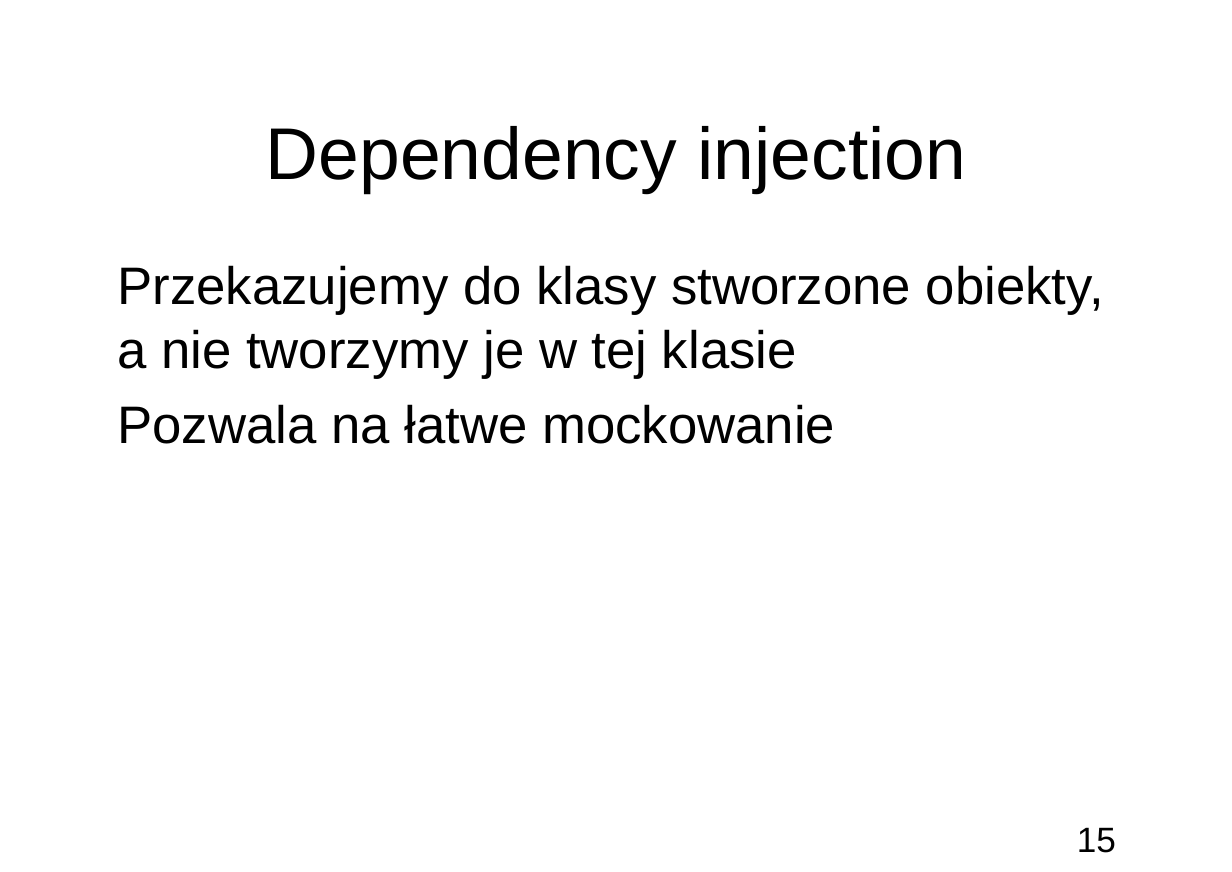
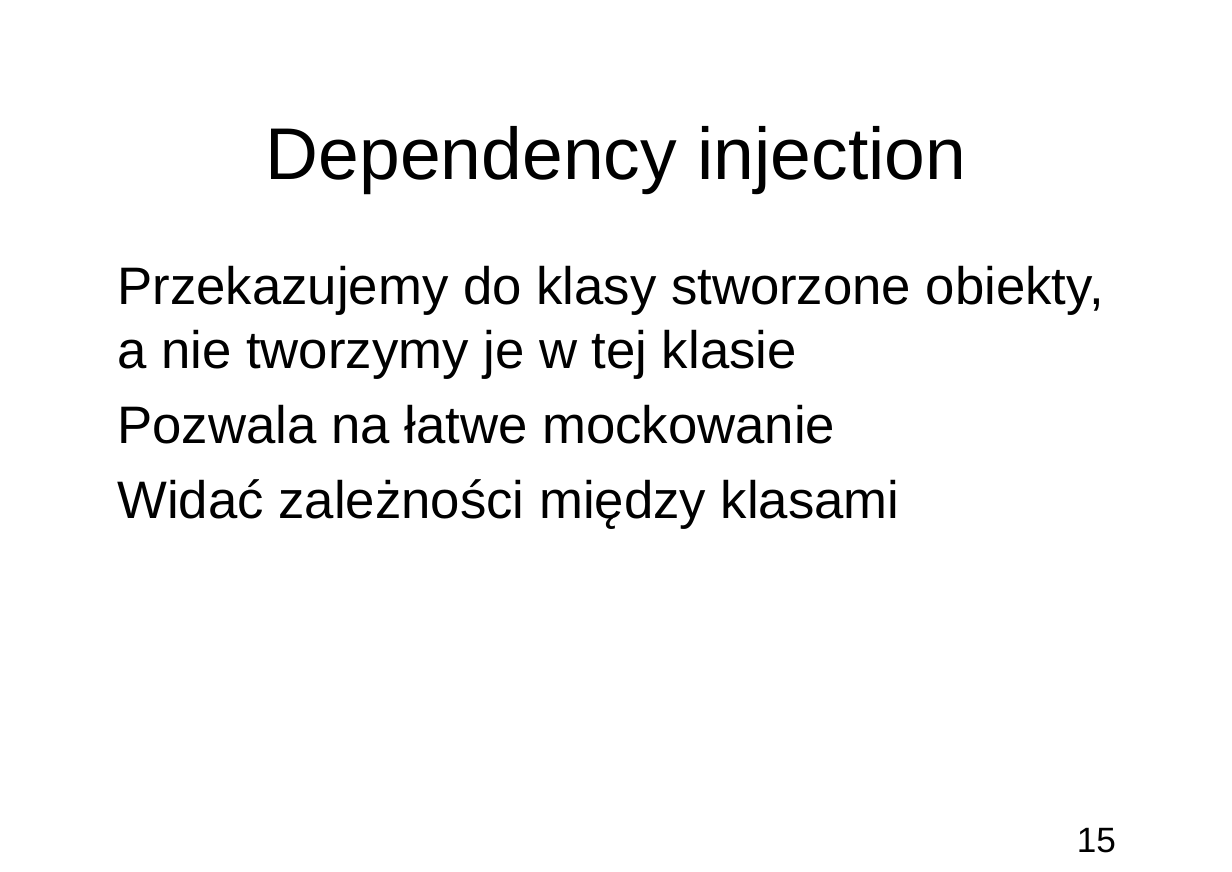
Before and after one commit to bercik/apt_seminar, a slide deck: slide 15 of prezentacja.odp. Drawn at 1232x872 pixels with LibreOffice and Linux fonts; fonts in the diff are those of the drawing; background and template pictures are left out. Boxes give left, top, right and bottom in pixels: in the first picture for what was removed or moved away, otherwise in the second. Text is boxed around its words. In the diff, an @@ line names an element or a change of style, - is before the commit and + after.

```diff
--- a/prezentacja.odp
+++ b/prezentacja.odp
@@ subtitle at bbox=[117, 479, 900, 528]: paragraph added @@
+● Widać zależności między klasami
```
Also in this commit, not shown: 3 other files.
